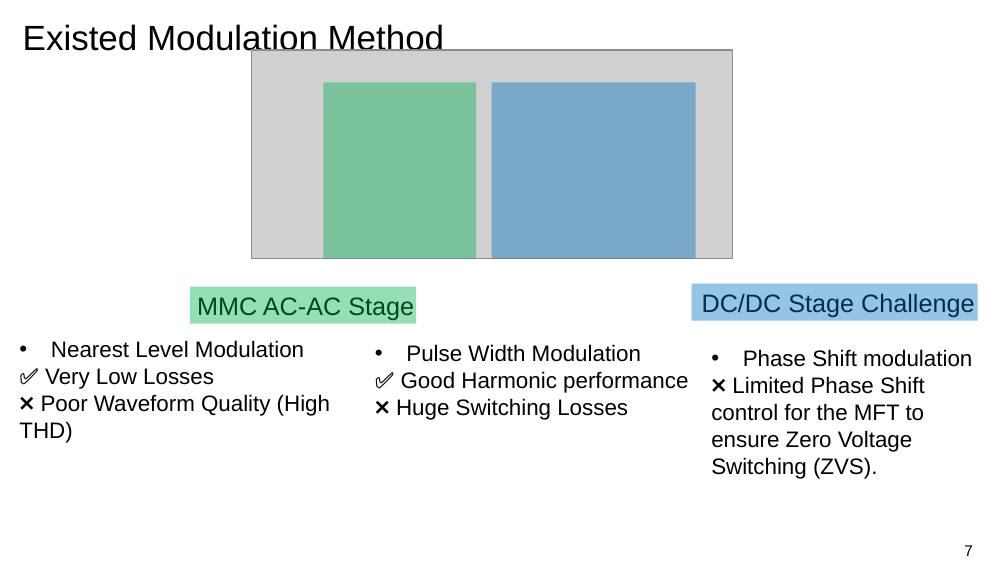
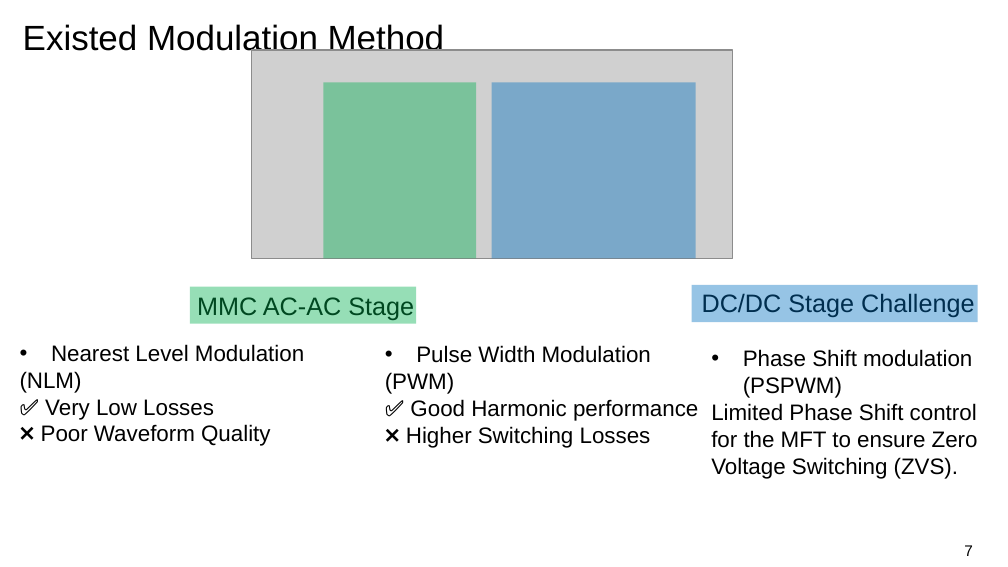
Before and after one commit to labourer-Lucas/master-thesis-SST-for-data-center, a slide deck: slide 7 of report/Initial report .pptx. Drawn at 1008x567 pixels with LibreOffice and Linux fonts; fonts in the diff are those of the drawing; grey boxes stand for pictures; background and template pictures are left out. Boxes give left, top, right and bottom in pixels: in the first picture for what was removed or moved away, otherwise in the second. Text is boxed around its words. In the diff, an @@ line names an element or a change of style, - is before the commit and + after.

```diff
--- a/report/Initial report .pptx
+++ b/report/Initial report .pptx
@@ text "Pulse Width Modulation": place and size @@
-text "Pulse Width Modulation" at [396, 344, 688, 420]
+text "Pulse Width Modulation" at [385, 345, 698, 448]
@@ text at [711, 349, 978, 479]: text changed @@
-• Phase Shift modulation
-❌ Limited Phase Shift control for the MFT to ensure Zero Voltage Switching (ZVS).
+• Phase Shift modulation (PSPWM)
+Limited Phase Shift control for the MFT to ensure Zero Voltage Switching (ZVS).
@@ text at [20, 371, 82, 393]: paragraph added @@
+(NLM)
@@ text at [385, 372, 454, 394]: paragraph added @@
+(PWM)
@@ text at [41, 424, 270, 446]: text changed @@
-❌ Poor Waveform Quality (High THD)
+❌ Poor Waveform Quality
@@ text at [406, 426, 651, 448]: text changed @@
-❌ Huge Switching Losses
+❌ Higher Switching Losses
```
Also in this commit, not shown: 7 other slides changed, 59 other files.
